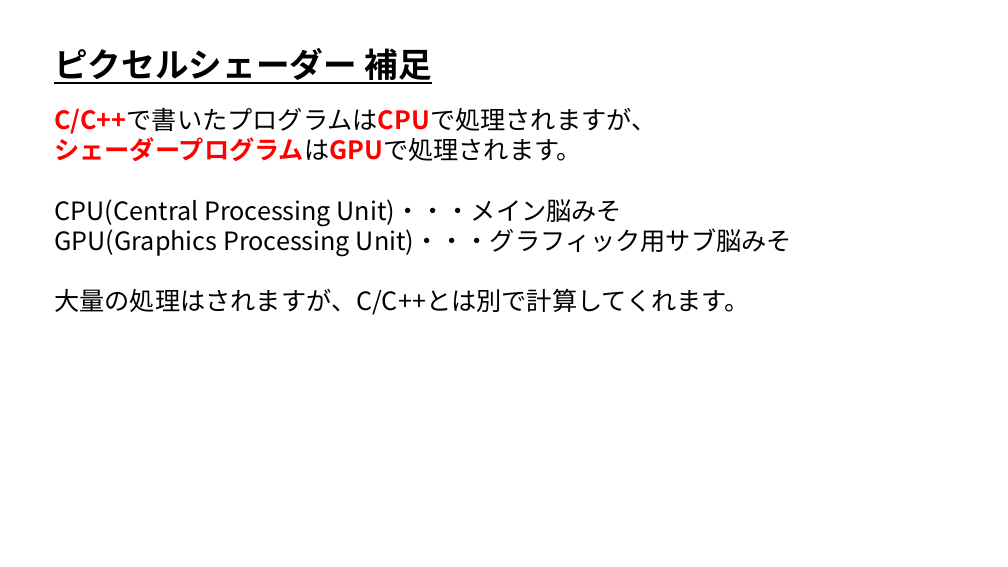
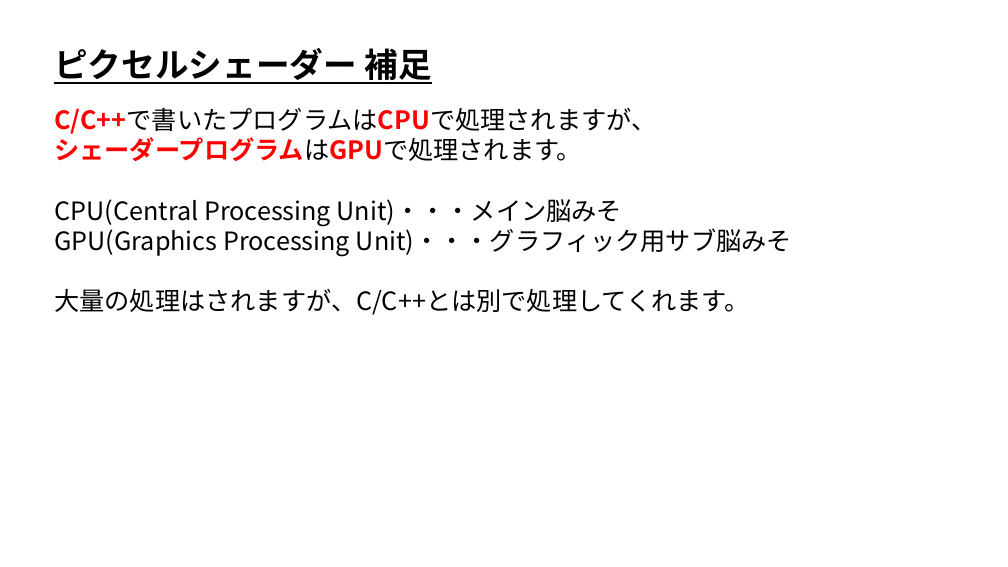
Before and after one commit to ArakiYusuke-Ohara/Textbook, a slide deck: slide 6 of ゲーム科2年/01_後期/ゲームプログラミング応用Ⅰ/03_ピクセルシェーダー.pptx. Drawn at 1008x567 pixels with LibreOffice and Linux fonts; fonts in the diff are those of the drawing. Boxes give left, top, right and bottom in pixels: in the first picture for what was removed or moved away, otherwise in the second. Text is boxed around its words. In the diff, an @@ line names an element or a change of style, - is before the commit and + after.

```diff
--- a/ゲーム科2年/01_後期/ゲームプログラミング応用Ⅰ/03_ピクセルシェーダー.pptx
+++ b/ゲーム科2年/01_後期/ゲームプログラミング応用Ⅰ/03_ピクセルシェーダー.pptx
@@ text at [54, 289, 749, 315]: text changed @@
-大量の処理はされますが、C/C++とは別で計算してくれます。
+大量の処理はされますが、C/C++とは別で処理してくれます。
```
Also in this commit, not shown: 30 other files.
